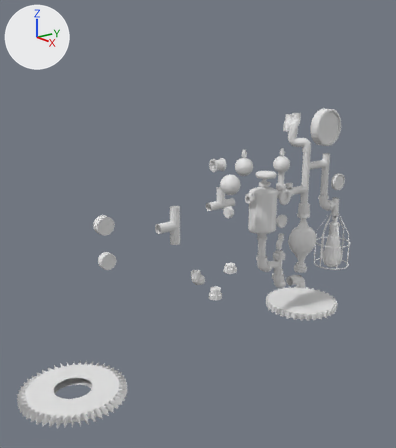
A saved change to the Blender file lampa/lampa.blend.
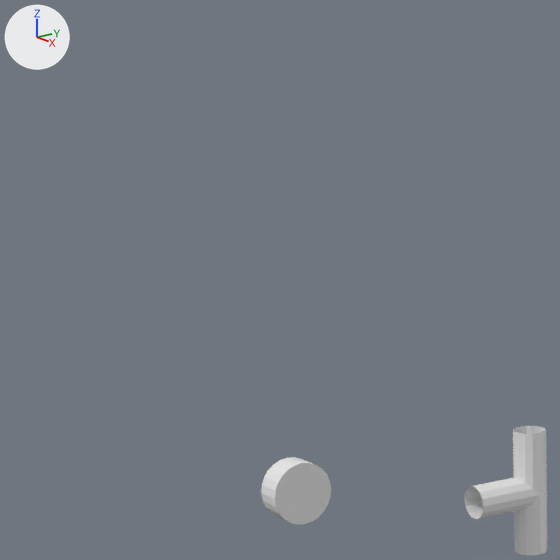
The first picture shows the older version from a camera (50 mm lens) standing at (6.56, -6.66, 4.12) and looking at (0.31, -1.81, 1.9). The close-ups show both versions on the part from 4% to 46% of the width and 17% to 55% of the height of that picture; other places that the commit changed are outside them. Every picture has the same lights, and +X, +Y and +Z are marked at upper left.
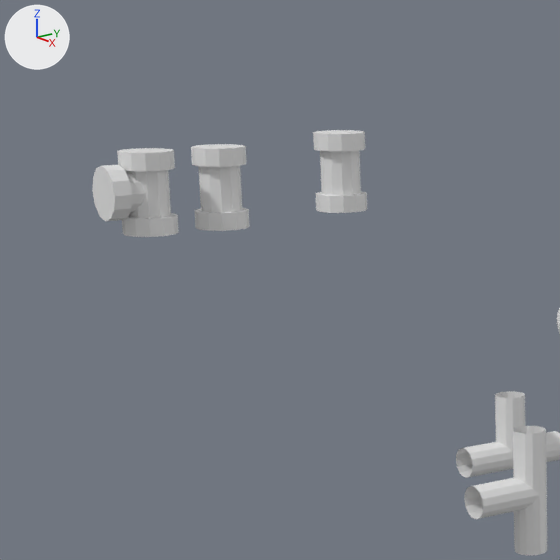
Pixel boxes [x1, y1, x2, y2] of what changed, in the close-ups (560 x 560 px):
'Plane.029', added: after [92, 148, 179, 237]
'Plane.032', added: after [191, 144, 250, 231]
'Plane.030', added: after [313, 130, 367, 213]
'Cylinder.004', deleted: before [261, 457, 331, 525]
'Plane.012', moved (not visible before): after [456, 391, 560, 478]

The change, as a list of edits to the scene's bpy script:
```text
Add me_plane_029:
    me_plane_029.from_pydata(...)  # 108 vertices, 86 faces; spans x -0.101..0.1, y -0.103..0.098, z -0.341..-0.038
Add me_plane_018:
    me_plane_018.from_pydata(...)  # 178 vertices, 131 faces; spans x -0.1..0.113, y -0.156..0.147, z -0.196..0.071
Remove ob_cylinder_004:
    ob_cylinder_004 = bpy.data.objects.new('Cylinder.004', me_cylinder_001)
    ob_cylinder_004.location = (0.813, -3.641, 2.305)
    ob_cylinder_004.rotation_euler = (0.0, -1.571, 0.0)  # degrees (0, -90, 0)
    ob_cylinder_004.scale = (0.36, 0.36, 0.182)
Change ob_plane_012:
    ob_plane_012.location: (0.743, -1.742, 2.308) -> (0.743, -2.634, 2.308)
Change ob_sphere_002:
    ob_sphere_002.location: (0.849, -1.402, 2.791) -> (0.849, -2.312, 2.791)
Add ob_plane_030:
    ob_plane_030 = bpy.data.objects.new('Plane.030', me_plane_029)
    ob_plane_030.location = (0.243, -3.079, 3.575)
    ob_plane_030.rotation_euler = (-12.57, 0.0000362, 0.084)  # degrees (360, 0, 4.8)
Add ob_plane_032:
    ob_plane_032 = bpy.data.objects.new('Plane.032', me_plane_029.copy())
    ob_plane_032.location = (0.235, -3.592, 3.547)
    ob_plane_032.rotation_euler = (-12.57, 0.0000362, 0.084)  # degrees (360, 0, 4.8)
    _m = ob_plane_032.modifiers.new('Boolean', 'BOOLEAN')
    _m.solver = 'FLOAT'
Add ob_plane_029:
    ob_plane_029 = bpy.data.objects.new('Plane.029', me_plane_018)
    ob_plane_029.location = (0.223, -3.981, 3.363)
    ob_plane_029.rotation_euler = (-4.716, 0.0, 0.0)  # degrees (-270, 0, 0)
```
